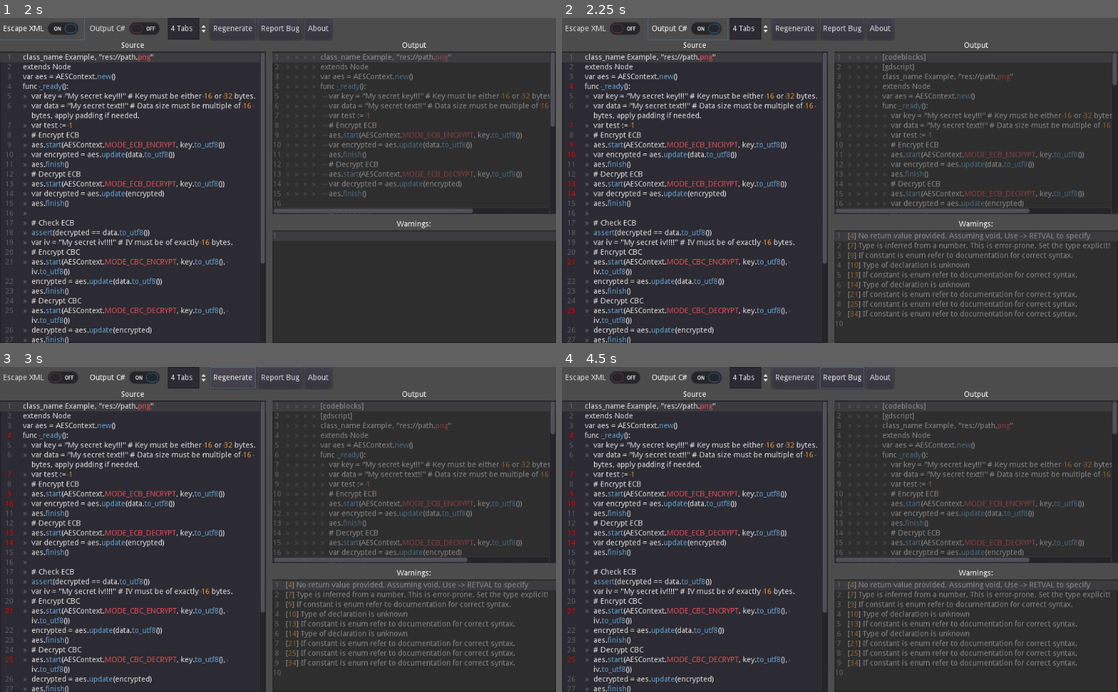
Above: before the commit, frames 1-4 (two rows, left to right).
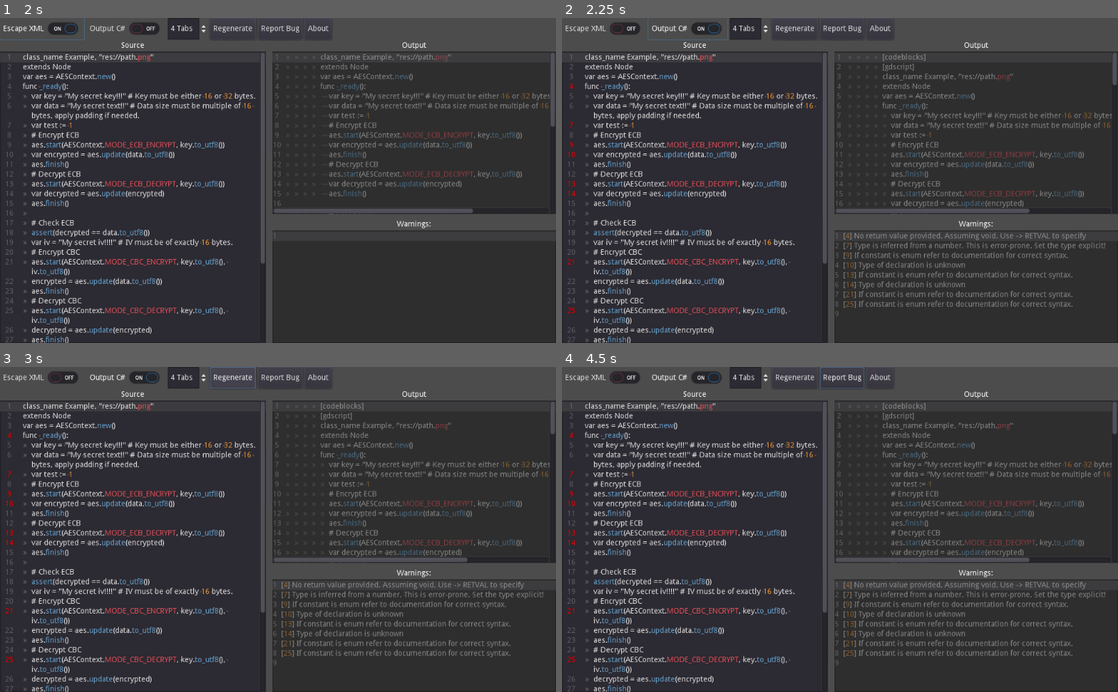
Above: after the commit, the same moments.

Repository: HaSa1002/codetranslator
Game: Godot game, scene res://Translator.tscn
Two runs of this game, one before a commit and one after it. Both use one fixed random seed, a clock stepped at 60 frames per second and the inputs below.
Inputs:
- Up to frame 1 (2 s): click "OK" at 0.5 s; click "Escape XML" at 1.25 s
- Up to frame 2 (2.25 s): click "Output C#" at 2 s
- Up to frame 3 (3 s): click "Regenerate" at 2.75 s
- Up to frame 4 (4.5 s): click "Report Bug" at 3.5 s; click "Browser opend" at 4.25 s

Frame 1 is identical in both runs. In frame 2, 2.4% of the frame differs, in the area x 49-99%, y 66-95%; in frame 3, 2.4%; in frame 4, 2.4%.

Commit message:
Fix semicolon being parsed as const

Diff:
--- a/CsharpGenerator.gd
+++ b/CsharpGenerator.gd
@@ -391,6 +391,8 @@
 			depth = indent
 			output += "\t".repeat(indent)
 		is_multiline = false
+		if l.ends_with(";"):
+			l.erase(l.length() - 1, 1)
 		if l.empty() || Detector.is_pass(l):
 			output += "\n"
 			continue
